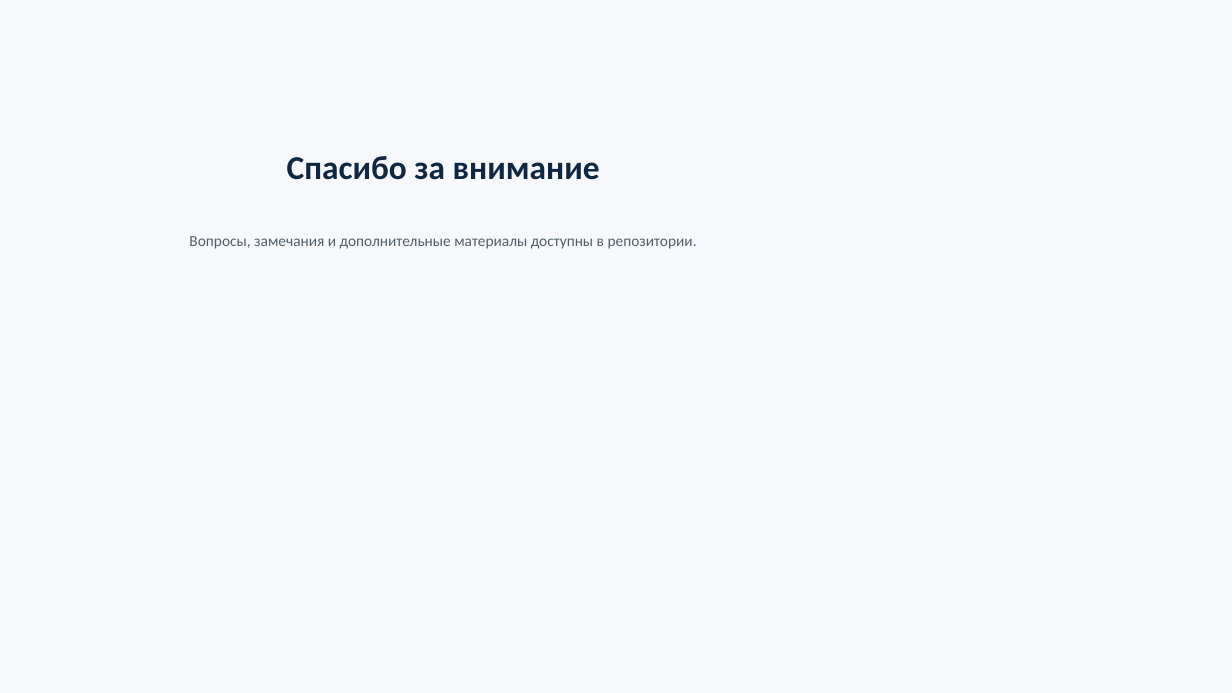
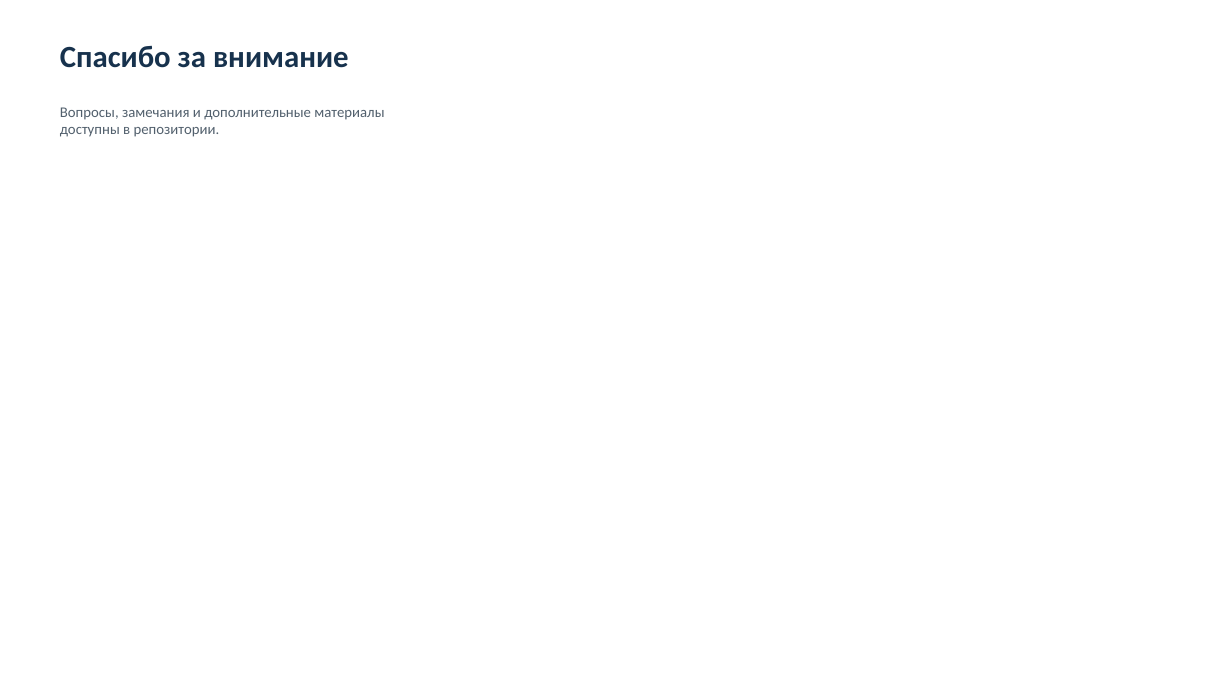
Before and after one commit to 11111000000/bukivedenie, a slide deck: slide 24 of site/preza.pptx. Drawn at 1232x693 pixels with LibreOffice and Linux fonts; fonts in the diff are those of the drawing. Boxes give left, top, right and bottom in pixels: in the first picture for what was removed or moved away, otherwise in the second. Text is boxed around its words. In the diff, an @@ line names an element or a change of style, - is before the commit and + after.

```diff
--- a/site/preza.pptx
+++ b/site/preza.pptx
@@ background #F6F8FC to #FFFFFF @@
@@ text "Спасибо за внимание": place and size @@
-text "Спасибо за внимание" at (287,156,600,180)
+text "Спасибо за внимание" at (60,46,349,68)
@@ text "Спасибо за внимание" at (60,46,349,68): size 26 to 24 pt, text colour #0F2742 to #17324D; alignment centre to left @@
@@ text "Вопросы, замечания и дополнительные материалы ...": place and size @@
-text "Вопросы, замечания и дополнительные материалы ..." at (189,236,697,249)
+text "Вопросы, замечания и дополнительные материалы ..." at (60,107,384,137)
@@ text "Вопросы, замечания и дополнительные материалы ..." at (60,107,384,137): size 12 to 11.5 pt; alignment centre to left @@
```
Also in this commit, not shown: 8 other slides changed, 14 other files.
